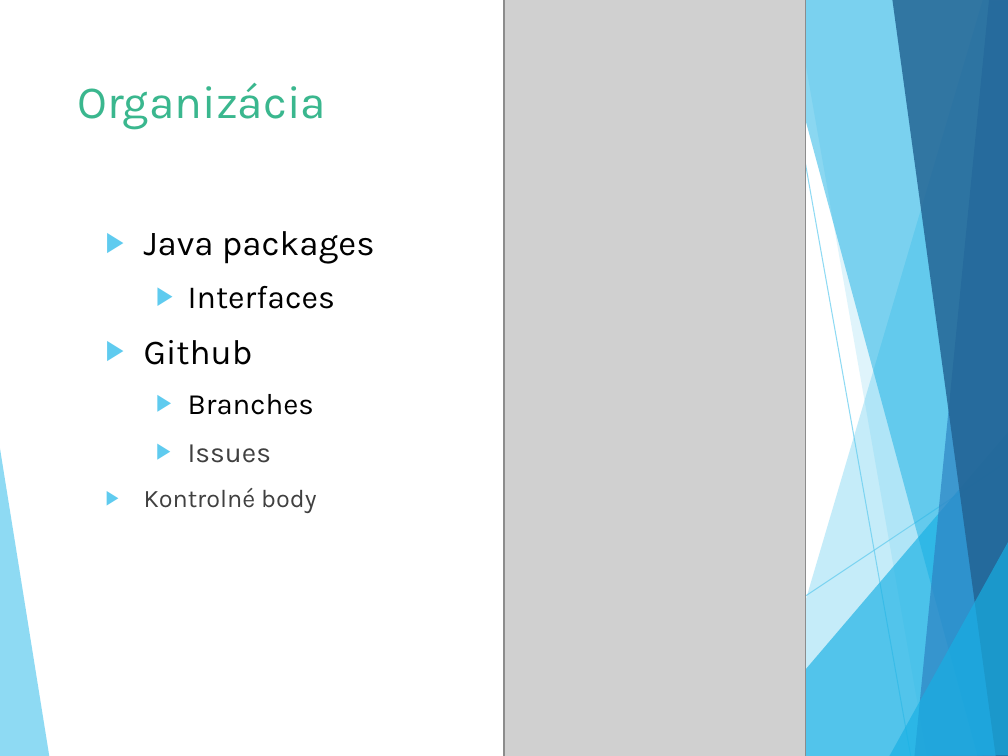
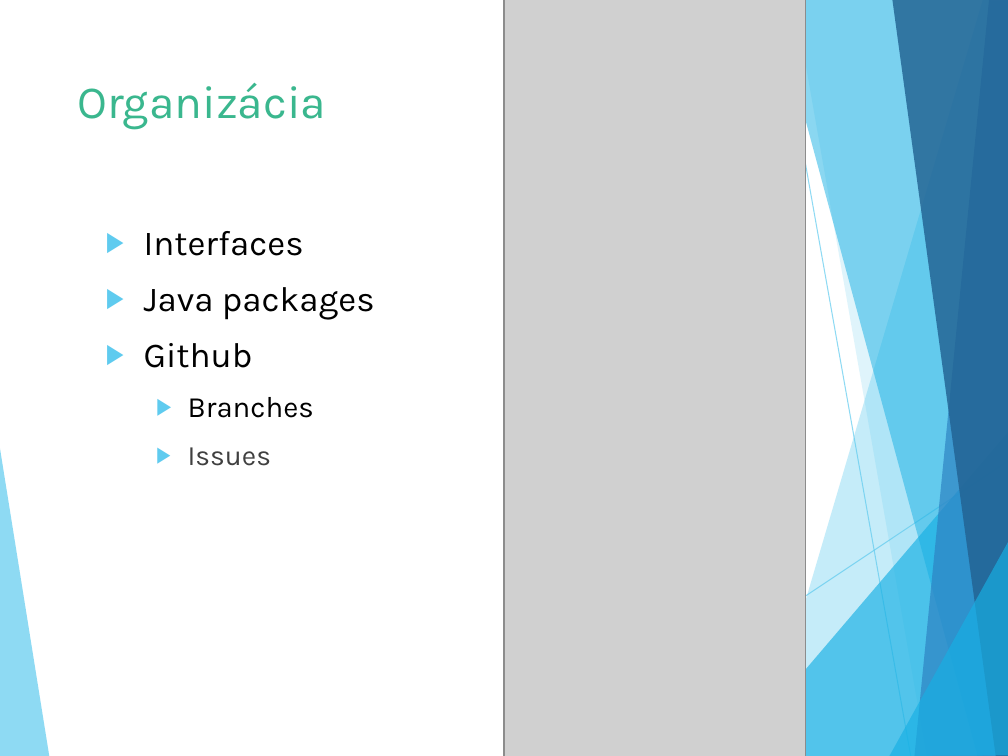
Before and after one commit to Suzii/pb138-cv_generator, a slide deck: slide 4 of defence/obhajoba.pptx. Drawn at 1008x756 pixels with LibreOffice and Linux fonts; fonts in the diff are those of the drawing; grey boxes stand for pictures. Boxes give left, top, right and bottom in pixels: in the first picture for what was removed or moved away, otherwise in the second. Text is boxed around its words. In the diff, an @@ line names an element or a change of style, - is before the commit and + after.

```diff
--- a/defence/obhajoba.pptx
+++ b/defence/obhajoba.pptx
@@ text at (144, 231, 304, 256): paragraph added @@
+▶ Interfaces
@@ text at (188, 286, 336, 309): paragraph removed @@
-  ▶ Interfaces
@@ text at (144, 488, 316, 513): paragraph removed @@
-▶ Kontrolné body
```
Also in this commit, not shown: 4 other slides changed, 3 slides added, 2 slides removed, 1 other file.
